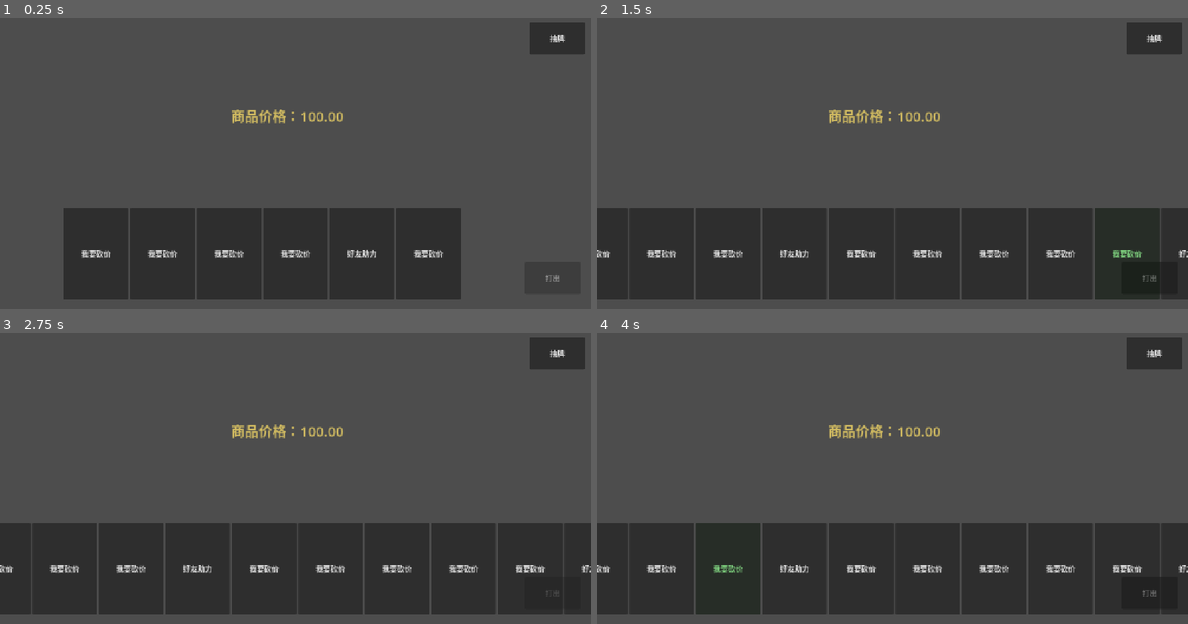
Above: before the commit, frames 1-4 (two rows, left to right).
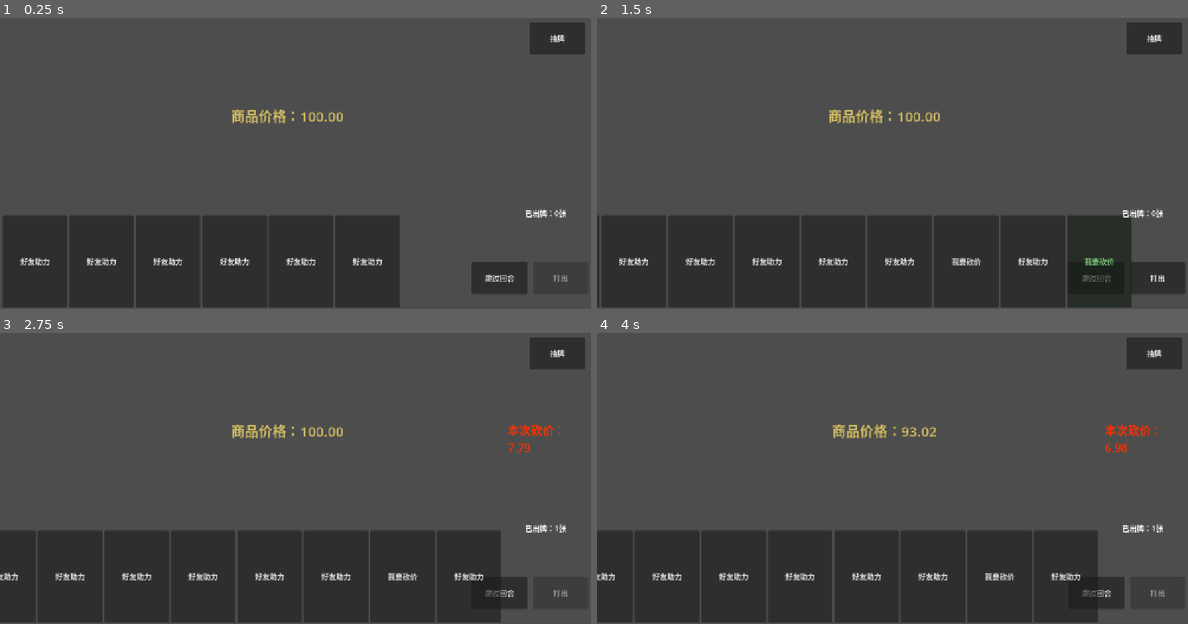
Above: after the commit, the same moments.

Repository: Psi-Dean/ProjectCutOff
Game: Godot game, scene res://scenes/main.tscn
Same seed, same stepped clock (60 frames per second), same inputs: the game is played once before the commit and once after it.
Inputs (mouse positions are in pixels of both pictures, inside the frame that each line leads up to):
- Up to frame 1 (0.25 s): no input
- Up to frame 2 (1.5 s): click "抽牌" at 0.5 s; click (1099, 276) at 1.25 s, where only the run after the commit has a clickable "跳过回合"
- Up to frame 3 (2.75 s): click "打出" at 2 s
- Up to frame 4 (4 s): click "我要砍价" at 2.75 s; click "我要砍价" at 3.5 s

The runs differ from the first frame. In frame 1, 12% of the frame differs, in the area x 0-96%, y 65-100%; in frame 2, 9.0%; in frame 3, 10%; in frame 4, 11%.

Commit message:
# 1.完成下回合逻辑设计 # 2.增加跳过回合功能

Diff:
--- a/scenes/main.tscn
+++ b/scenes/main.tscn
@@ -1,6 +1,15 @@
 [gd_scene format=3 uid="uid://dt4jx5ufmbkof"]
 
 [ext_resource type="Script" uid="uid://cq3a8xrvy3l18" path="res://scripts/game_manager.gd" id="1_o5qli"]
+
+[sub_resource type="StyleBoxFlat" id="StyleBoxFlat_o5qli"]
+bg_color = Color(0.21518216, 0.21518219, 0.21518207, 1)
+
+[sub_resource type="StyleBoxFlat" id="StyleBoxFlat_sugp2"]
+bg_color = Color(0.8983909, 0.898391, 0.8983909, 1)
+
+[sub_resource type="StyleBoxFlat" id="StyleBoxFlat_0wfyh"]
+bg_color = Color(1, 1, 1, 1)
 
 [node name="Main" type="Node2D" unique_id=1718215227]
 
@@ -35,11 +44,19 @@
 
 [node name="PlayCardButton" type="Button" parent="UI" unique_id=1265336827]
 layout_mode = 0
-offset_left = 1137.0
+offset_left = 1154.0
 offset_top = 618.0
-offset_right = 1257.0
+offset_right = 1274.0
 offset_bottom = 688.0
 text = "打出"
+
+[node name="SkipButton" type="Button" parent="UI" unique_id=486816806]
+layout_mode = 0
+offset_left = 1022.0
+offset_top = 618.0
+offset_right = 1142.0
+offset_bottom = 688.0
+text = "跳过回合"
 
 [node name="DrawCardButton" type="Button" parent="UI" unique_id=348189936]
 layout_mode = 0
@@ -56,10 +73,10 @@
 anchor_top = 0.5
 anchor_right = 0.5
 anchor_bottom = 0.5
-offset_left = 138.0
-offset_top = 506.0
-offset_right = 1149.0
-offset_bottom = 693.0
+offset_left = 6.0
+offset_top = 523.0
+offset_right = 1017.0
+offset_bottom = 710.0
 grow_horizontal = 2
 grow_vertical = 2
 
@@ -73,8 +90,33 @@
 theme_override_font_sizes/font_size = 25
 autowrap_mode = 3
 
+[node name="PlayTimes" type="Label" parent="UI" unique_id=1905810208]
+layout_mode = 0
+offset_left = 1137.0
+offset_top = 500.0
+offset_right = 1257.0
+offset_bottom = 570.0
+
+[node name="NextRoundButton" type="Button" parent="UI" unique_id=1840491543]
+layout_mode = 0
+offset_left = 322.0
+offset_top = 105.0
+offset_right = 922.0
+offset_bottom = 505.0
+theme_override_colors/font_color = Color(0.9112696, 0.45525503, 0.3234515, 1)
+theme_override_colors/font_pressed_color = Color(0.9112696, 0.45525503, 0.3234515, 1)
+theme_override_colors/font_hover_color = Color(0.9112696, 0.45525503, 0.3234515, 1)
+theme_override_font_sizes/font_size = 40
+theme_override_styles/normal = SubResource("StyleBoxFlat_o5qli")
+theme_override_styles/pressed = SubResource("StyleBoxFlat_sugp2")
+theme_override_styles/hover = SubResource("StyleBoxFlat_0wfyh")
+text = "开始下一回合"
+autowrap_mode = 3
+
 [node name="GameManager" type="Node" parent="." unique_id=407209934]
 script = ExtResource("1_o5qli")
 
 [connection signal="pressed" from="UI/PlayCardButton" to="GameManager" method="_on_play_card_button_pressed"]
+[connection signal="pressed" from="UI/SkipButton" to="GameManager" method="_on_skip_button_pressed"]
 [connection signal="pressed" from="UI/DrawCardButton" to="GameManager" method="_on_draw_card_button_pressed"]
+[connection signal="pressed" from="UI/NextRoundButton" to="GameManager" method="_on_next_round_pressed"]
--- a/scripts/game_manager.gd
+++ b/scripts/game_manager.gd
@@ -4,6 +4,10 @@
 @onready var draw_card_button: Button = $"../UI/DrawCardButton"
 @onready var hand_area: Control = $"../UI/HandArea"
 @onready var random_cut_value: Label = $"../UI/RandomCutValue"
+@onready var play_times: Label = $"../UI/PlayTimes"
+@onready var next_round_button: Button = $"../UI/NextRoundButton"
+@onready var skip_button: Button = $"../UI/SkipButton"
+
 
 var CardsData = preload("res://scripts/cards_data.gd")
 var current_price:float = 100.00
@@ -11,26 +15,36 @@
 var card_buttons:Array = []
 
 var basic_cards_deck = CardsData.BASIC_CARDS
-var cards_limited:int = 6
+var setup_cards_limit:int = 6
+var round_cards_limit:int = 3
 var player_cards:Array = []
 var selected_card_index:int = -1
 var final_cut_value:float = 0.00
 var current_select_card = null
-var roll_times:int = 10
+var roll_times:int = 15
+var move_limit:int = 3
+var move_count:int = 0
+var is_end_turn:bool = false
 
 func _ready() -> void:
-	draw_some_cards()
+	setup_cards()
+	check_end_turn()
 	update_cards_display()
 	update_price_display()
+	update_play_times()
 	update_play_state()
 
 func _on_play_card_button_pressed() -> void:
 	if(!play_card()):
 		return
 	check_game_result()
-	update_cards_display()
+	check_end_turn()
+	#start_next_round()
+	update_cards_display()
+	update_play_times()
 	update_play_state()
 	await update_random_value()
+	#update_value_display()
 	update_price_display()
 
 func update_price_display():
@@ -39,6 +53,15 @@
 		"商品价格：",
 		"%.2f" % current_price
 	]
+
+func update_play_times():
+	play_times.text = \
+	"%s%d%s" % [
+		"已出牌：",
+		move_count,
+		"张"
+	]
+
 func check_game_result():
 	if (current_price <= 0.00):
 		print("游戏胜利!")
@@ -59,12 +82,22 @@
 func update_play_state():
 	if (is_gameover):
 		play_card_button.disabled = true
+	elif (is_end_turn):
+		play_card_button.disabled = true
 	elif (player_cards.size() == 0):
 		play_card_button.disabled = true
 	elif (selected_card_index < 0 or selected_card_index >= player_cards.size()):
 		play_card_button.disabled = true
 	else:
 		play_card_button.disabled = false
+	if (!is_gameover and is_end_turn):
+		next_round_button.visible = true
+	else:
+		next_round_button.visible = false
+	if(!is_gameover and !is_end_turn):
+		skip_button.disabled = false
+	else:
+		skip_button.disabled = true
 
 func play_card():
 	if (is_gameover):
@@ -72,6 +105,9 @@
 		return false
 	if ( selected_card_index < 0 or selected_card_index >= player_cards.size()):
 		print("请选择正确卡牌！")
+		return false
+	if (is_end_turn):
+		print("当前回合已结束！")
 		return false
 
 	current_select_card = player_cards[selected_card_index]
@@ -84,6 +120,8 @@
 	player_cards.remove_at(selected_card_index)
 	print("当前剩余卡牌:", player_cards.size())
 	selected_card_index = -1
+	move_count += 1
+	random_cut_value.visible = true
 	if (current_price < 0.00):
 		current_price = 0.00
 	return true
@@ -108,11 +146,7 @@
 		btn.connect("pressed",Callable(self,"select_card").bind(i))
 		# 5.加入UI
 		hand_area.add_child(btn)
-
-func draw_some_cards():
-	for i in range(cards_limited):
-		var random_cards = randi_range(0, basic_cards_deck.size() - 1)
-		player_cards.append(basic_cards_deck[random_cards])
+# 用于测试抽卡
 
 func update_random_value():
 	random_cut_value.text = \
@@ -128,15 +162,59 @@
 			"本次砍价：",
 			"%.2f" % rand
 		]
-		await get_tree().create_timer(0.09).timeout
+		await get_tree().create_timer(0.05).timeout
 	random_cut_value.text = \
 		"%s%s" %[
 			"本次砍价：",
 			"%.2f" % final_cut_value
 		]
 
-
+func update_value_display():
+	random_cut_value.visible = false
+
+func check_end_turn():
+	if (move_count >= move_limit):
+		is_end_turn = true
+		print("回合已结束！")
+	else:
+		is_end_turn = false
+		print("已出牌：", move_count)
+
+func start_next_round():
+	if(is_end_turn):
+		move_count = 0
+		selected_card_index = -1
+		is_end_turn = false
+		next_round_cards()
+		print("开始下一回合")
+
+# 抽卡按钮，用于测试逻辑
 func _on_draw_card_button_pressed() -> void:
-	draw_some_cards()
-	update_cards_display()
-	update_play_state()
+	next_round_cards()
+	update_cards_display()
+	update_play_state()
+
+
+func setup_cards():
+	for i in range(setup_cards_limit):
+		var random_cards = randi_range(0, basic_cards_deck.size() - 1)
+		player_cards.append(basic_cards_deck[random_cards])
+
+func next_round_cards():
+	for i in range(round_cards_limit):
+		var random_cards = randi_range(0, basic_cards_deck.size() - 1)
+		player_cards.append(basic_cards_deck[random_cards])
+
+
+func _on_next_round_pressed() -> void:
+	start_next_round()
+	update_cards_display()
+	update_play_state()
+	update_play_times()
+	update_price_display()
+
+
+func _on_skip_button_pressed() -> void:
+	if(!is_gameover and !is_end_turn):
+		is_end_turn = true
+		update_play_state()
